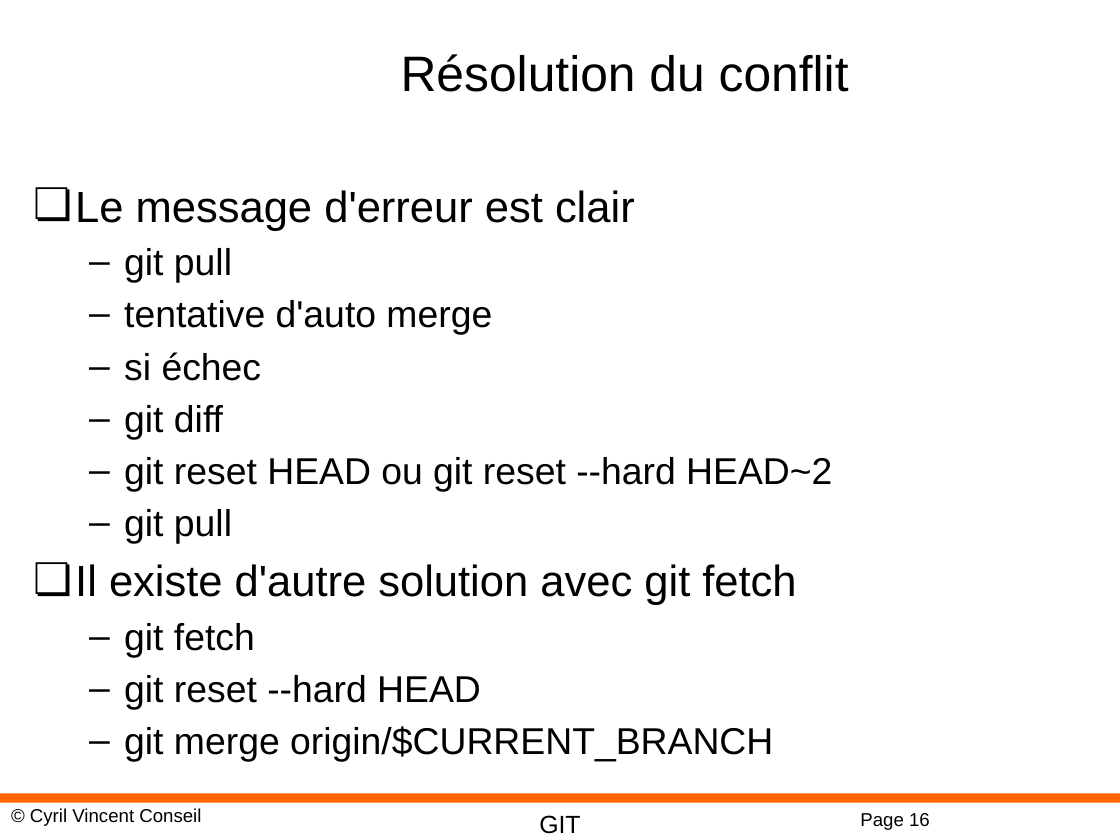
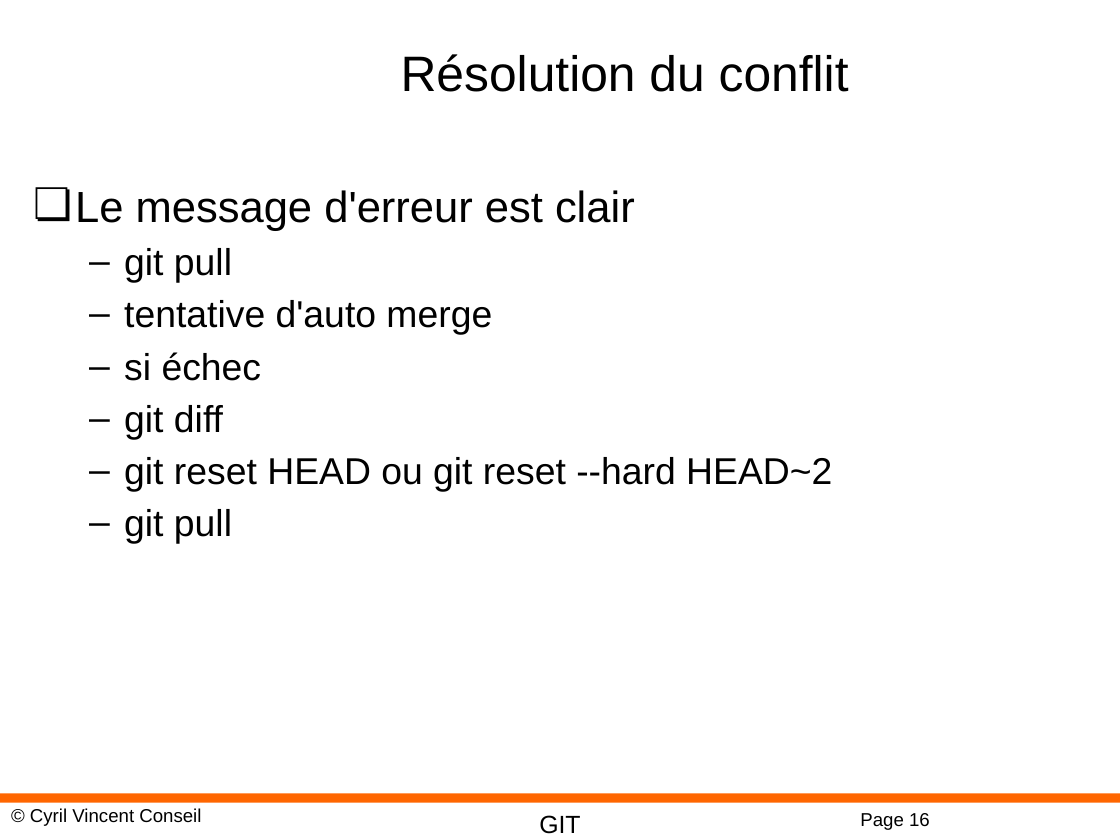
Before and after one commit to cyrilvincent/git, a slide deck: slide 16 of ppt/GIT05-Conflicts.pptx. Drawn at 1120x840 pixels with LibreOffice and Linux fonts; fonts in the diff are those of the drawing; background and template pictures are left out. Boxes give left, top, right and bottom in pixels: in the first picture for what was removed or moved away, otherwise in the second. Text is boxed around its words. In the diff, an @@ line names an element or a change of style, - is before the commit and + after.

```diff
--- a/ppt/GIT05-Conflicts.pptx
+++ b/ppt/GIT05-Conflicts.pptx
@@ text at [75, 564, 796, 762]: paragraphs removed @@
-❏ Il existe d'autre solution avec git fetch
-  – git fetch
-  – git reset --hard HEAD
-  – git merge origin/$CURRENT_BRANCH
```
Also in this commit, not shown: 1 slide added, 2 other files.
